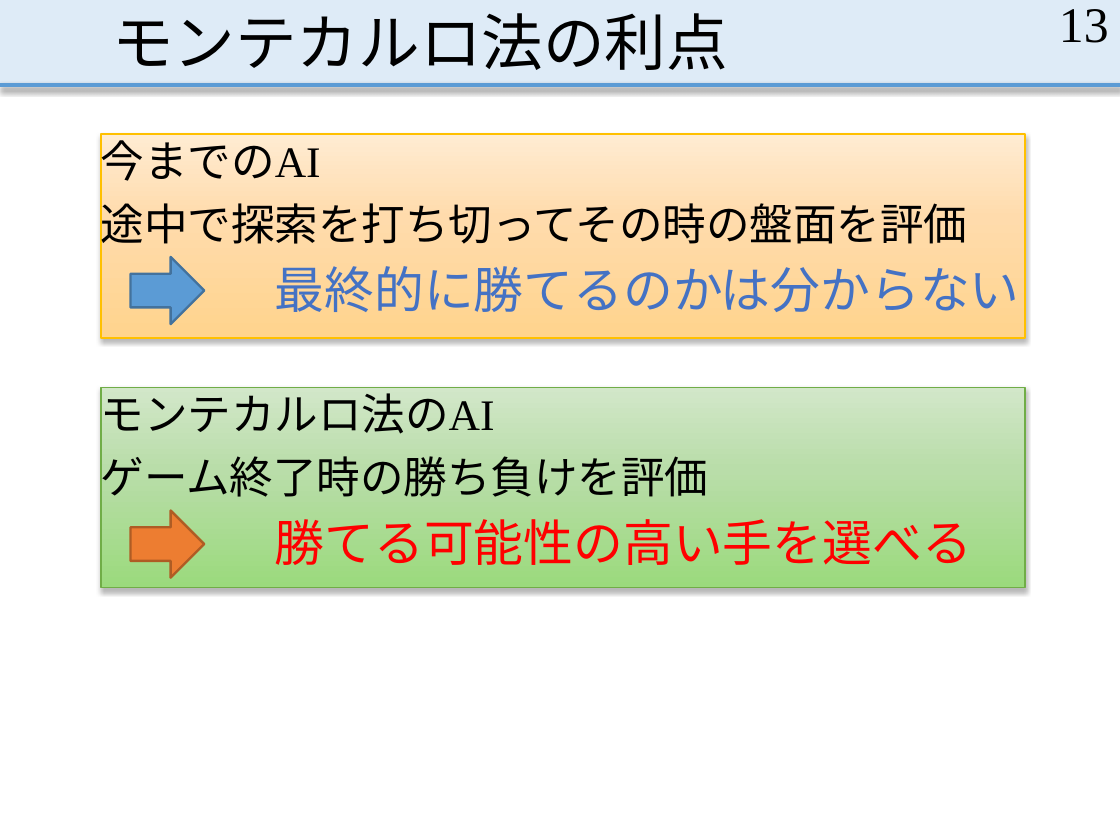
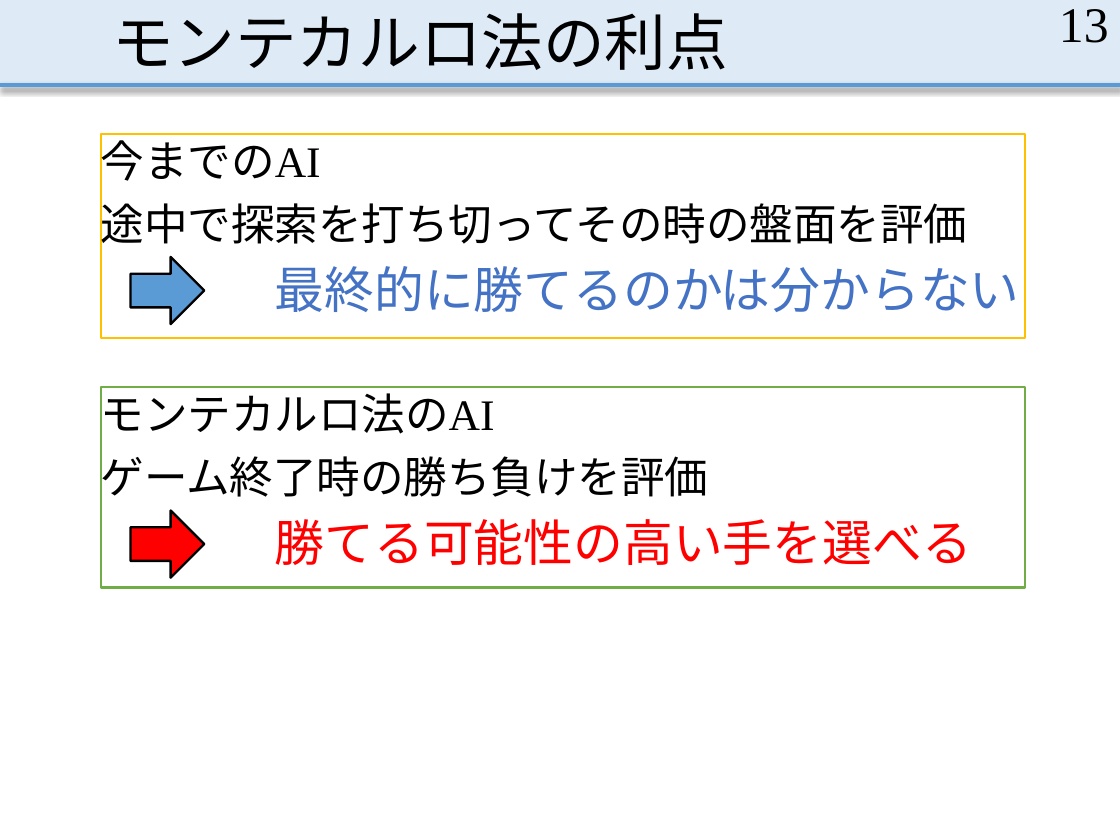
Before and after one commit to MasayaOda/SR, a slide deck: slide 13 of 中間発表.pptx. Drawn at 1120x840 pixels with LibreOffice and Linux fonts; fonts in the diff are those of the drawing. Boxes give left, top, right and bottom in pixels: in the first picture for what was removed or moved away, otherwise in the second. Text is boxed around its words. In the diff, an @@ line names an element or a change of style, - is before the commit and + after.

```diff
--- a/中間発表.pptx
+++ b/中間発表.pptx
@@ text "今までのAI" at (101, 134, 1025, 338): fill gradient #FFECD3 to #FFDCAC to #FFD48E to #FFFFFF; outline #FFC000 1 pt to #FFC000 1.5 pt; shadow off @@
@@ right arrow at (130, 256, 204, 324): outline #43739E 1.5 pt to #000000 1.5 pt @@
@@ rectangle "モンテカルロ法のAI" at (101, 388, 1025, 588): fill gradient #D2E7CA to #B9DEAA to #9CDA7E to #FFFFFF; outline #70AD47 1 pt to #70AD47 1.5 pt; shadow off @@
@@ right arrow at (130, 511, 204, 578): fill #ED7D31 to #FF0000; outline #AF5C24 1.5 pt to #000000 1.5 pt @@
```
Also in this commit, not shown: 7 other slides changed, 1 slide added.
